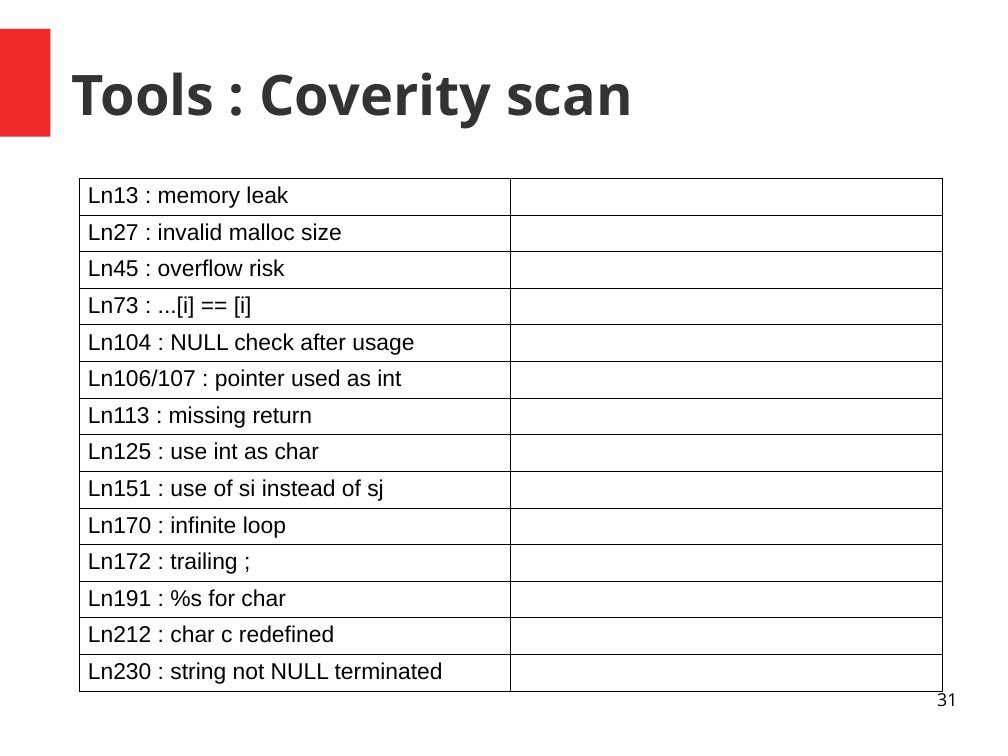
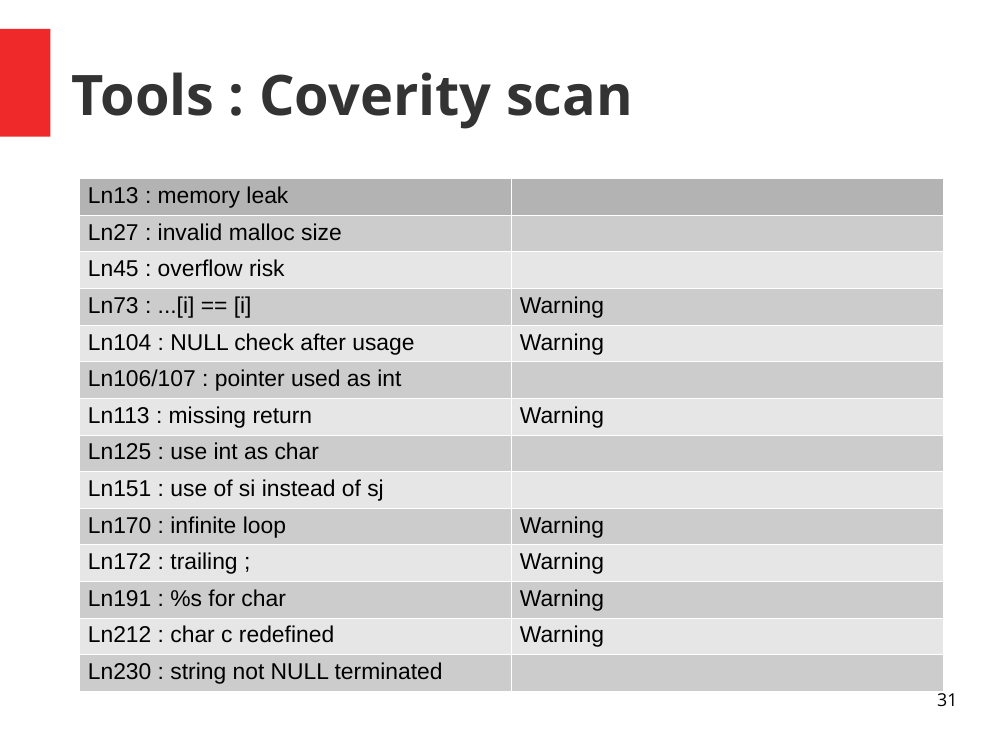
Before and after one commit to PandaChauve/StaticAnalysisTests, a slide deck: slide 31 of Untitled 1.odp. Drawn at 1008x756 pixels with LibreOffice and Linux fonts; fonts in the diff are those of the drawing. Boxes give left, top, right and bottom in pixels: in the first picture for what was removed or moved away, otherwise in the second. Text is boxed around its words. In the diff, an @@ line names an element or a change of style, - is before the commit and + after.

Commit message:
updating coverityscan

```diff
--- a/Untitled 1.odp
+++ b/Untitled 1.odp
@@ table at <box>79,178,942,688</box> @@
-row 4, column 2: 
+row 4, column 2: Warning
-row 5, column 2: 
+row 5, column 2: Warning
-row 7, column 2: 
+row 7, column 2: Warning
-row 10, column 2: 
+row 10, column 2: Warning
-row 11, column 2: 
+row 11, column 2: Warning
-row 12, column 2: 
+row 12, column 2: Warning
-row 13, column 2: 
+row 13, column 2: Warning
@@ fill none to #B3B3B3 in row 1, column 1 @@
@@ fill none to #CCCCCC in 7 cells @@
@@ fill none to #E6E6E6 in 6 cells @@
@@ borders changed @@
```
Also in this commit, not shown: 7 other slides changed.
